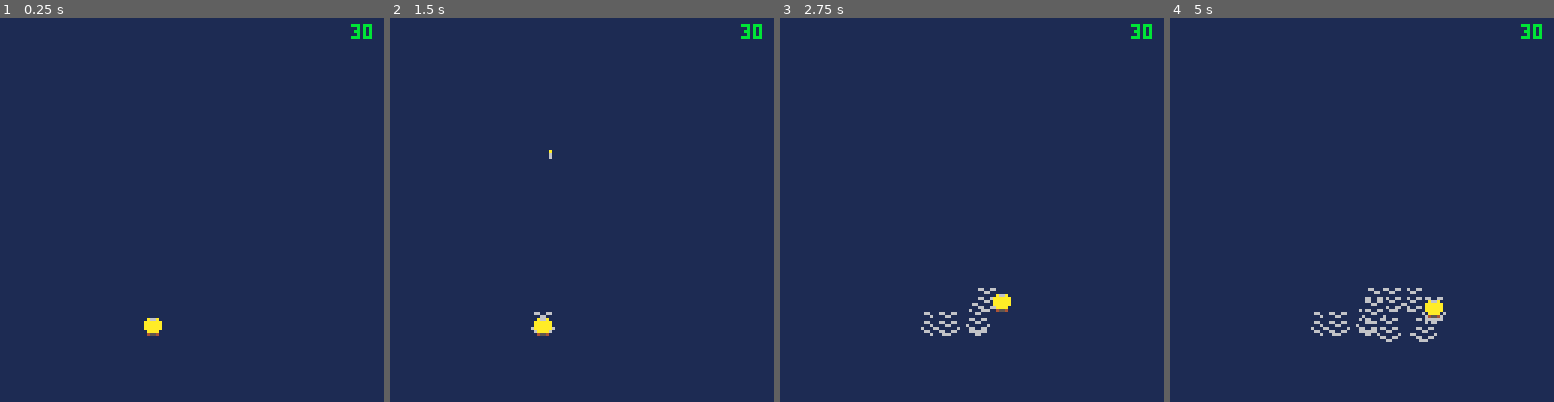
Above: before the commit, frames 1-4 (left to right).
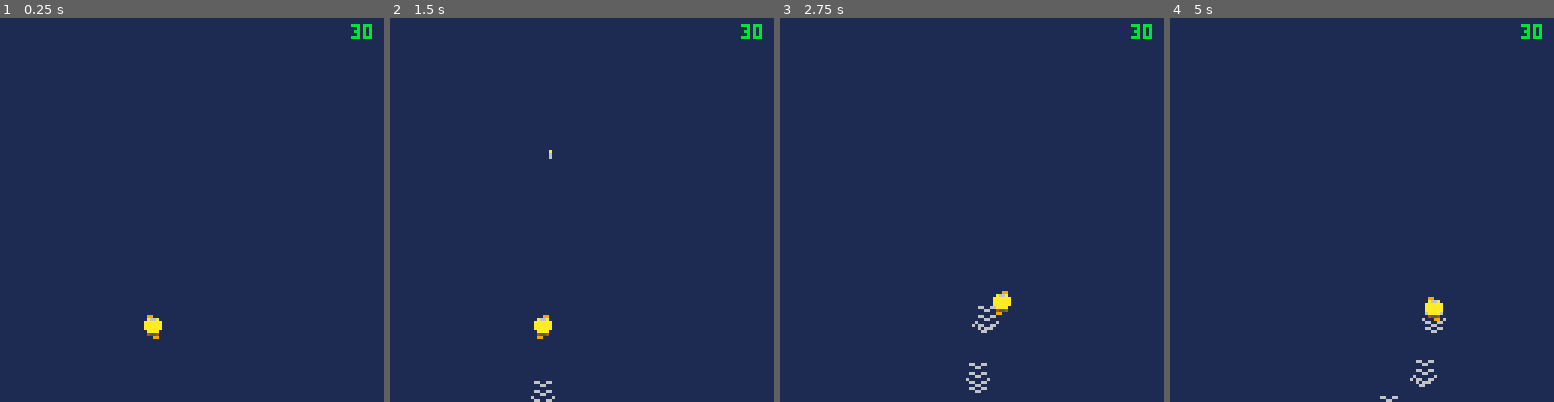
Above: after the commit, the same moments.

Repository: Mister-Oatbread/pico8_drg_game
Game: PICO-8 cartridge drg.p8
Two runs of this game, one before a commit and one after it. Both use one fixed random seed, a clock stepped at 60 frames per second and the inputs below.
Inputs:
- Up to frame 1 (0.25 s): no input
- Up to frame 2 (1.5 s): tap X (X key) at 0.33, 1.07 s; tap O (Z key) at 0.7 s
- Up to frame 3 (2.75 s): hold Right 1.6-2.1 s; tap O (Z key) at 1.7, 2.1, 2.5 s; tap X (X key) at 1.85 s; hold Up 2.15-2.42 s; hold Right from 2.47 s (still down)
- Up to frame 4 (5 s): tap O (Z key) every 0.4 s from 2.9 to 4.9 s; tap X (X key) at 2.97, 4.08 s; release Right at 3.03 s; hold Left 3.08-3.58 s; hold Down 3.63-3.97 s; hold Right 4.02-4.68 s; hold Up from 4.73 s (still down)

The runs differ from the first frame. In frame 1, less than 0.1% of the frame differs, in the area x 38-42%, y 77-84%; in frame 2, 0.2%; in frame 3, 0.7%; in frame 4, 1.3%, in the area x 36-72%, y 70-100%.

Commit message:
fixed small inconsistency with animation frames, added faster sprinting animation

Diff:
--- a/build.lua
+++ b/build.lua
@@ -14,7 +14,7 @@
 local function update()
 display_alt=frame>15
 y=y0+sgn(up_down_frame-up_down_cap/2)
-frame=(frame+1)%30
+frame=frame%30+1
 up_down_frame=(up_down_frame+1)%up_down_cap
 end
 local function damage(damage_received)
@@ -37,7 +37,7 @@
 }
 end
 function cave_angel(x,y)
-local frame=0
+local frame=1
 local x=x
 local y=y
 local damaged_since=0
@@ -54,10 +54,10 @@
 if frame%45==0 then x+=sgn(x-player.x) end
 if frame%10==0 then y+=1 end
 end
-wings_open=frame>30
+wings_open=frame>45
 was_damaged, damaged_since = handle_creature_being_damaged(
 was_damaged, damaged_since)
-frame=(frame+1)%60
+frame=frame%60+1
 end
 local function damage(damage_received)
 sfx(33)
@@ -89,7 +89,7 @@
 }
 end
 function egg(x,y)
-local frame=0
+local frame=1
 local damaged_since=0
 local was_damaged=false
 local x=x
@@ -105,7 +105,7 @@
 display_alt=frame>10
 was_damaged,damaged_since=handle_creature_being_damaged(
 was_damaged,damaged_since)
-frame = (frame+1)%20
+frame = frame%20+1
 end
 local function damage(damage_received)
 sfx(32)
@@ -140,7 +140,7 @@
 }
 end
 function grunt(x,y)
-local frame=0
+local frame=1
 local x=x
 local y=y
 local damaged_since=0
@@ -189,6 +189,7 @@
 }
 end
 function loot_bug(x,y)
+local frame=1
 local x=x
 local y=y
 local damaged_since=0
@@ -206,7 +207,7 @@
 x_flip=frame>15
 was_damaged,damaged_since=handle_creature_being_damaged(
 was_damaged,damaged_since)
-frame=(frame+1)%30
+frame=frame%30+1
 end
 local function damage(damage_received)
 sfx(33)
@@ -309,7 +310,7 @@
 }
 end
 function mactera(x,y)
-local frame=0
+local frame=1
 local x=x
 local y=y
 local damaged_since=0
@@ -343,7 +344,7 @@
 was_damaged,damaged_since=handle_creature_being_damaged(
 was_damaged,damaged_since)
 wings_open=frame>8
-frame=(frame+1)%16
+frame=frame%16+1
 end
 local function damage(damage_received)
 sfx(33)
@@ -421,7 +422,7 @@
 }
 end
 function praetorian(x,y)
-local frame=0
+local frame=1
 local x=x
 local y=y
 local damaged_since=0
@@ -441,8 +442,8 @@
 if not spitting then x_flip=frame>20 end
 was_damaged,damaged_since=handle_creature_being_damaged(
 was_damaged,damaged_since)
-frame=(frame+1)%40
-if abs(x-player.x_pos-4)<20 and player.y_pos-y<20 then
+frame=frame%40+1
+if abs(x-player.x()-4)<20 and player.y()-y<20 then
 if not spitting then
 add_spit("praet_spit",x,y+16)
 spitting=true
@@ -480,7 +481,7 @@
 }
 end
 function slasher(x,y)
-local frame=0
+local frame=1
 local x=x
 local y=y
 local damaged_since=0
@@ -498,7 +499,7 @@
 x_flip=frame>12
 was_damaged,damaged_since=handle_creature_being_damaged(
 was_damaged,damaged_since)
-frame=(frame+1)%24
+frame=frame%24+1
 end
 local function damage(damage_received)
 sfx(33)
@@ -995,6 +996,7 @@
 performance_monitor=new_performance_monitor()
 end
 function _update()
+game_status="playing"
 performance_monitor.reset_cpu_load()
 player.update()
 drilled_ground.update()
@@ -1233,6 +1235,7 @@
 rns=false}
 local playing_drill={empty=false,full=false}
 local moving_frame=0
+local use_alt_sprite=false
 local x_flip=false
 local current_sprite=49
 local ammo=25
@@ -1429,20 +1432,22 @@
 if player.health <= 0 then game_status = "end_screen" end
 end
 local function update_player_animation()
-moving_frame=(moving_frame+1)%10
-local moving,x_flip
+local moving,x_flip,sprinting
 if game_status=="playing" then
-moving=(not player.is.moving.down
-or player.is.moving.left or player.is.moving.right)
+moving=(not is.moving.down
+or is.moving.left or is.moving.right)
 elseif game_status=="title_screen" then
-moving=(player.is_moving.down or player.is_moving.up
-or player.is_moving.left or player.is_moving.right)
-end
+moving=(is.moving.down or is.moving.up
+or is.moving.left or is.moving.right)
+end
+sprinting=game_status=="playing" and is.moving.up
 local sprite=49
 if moving then sprite+=1 end
 if is.shooting then sprite+=2 end
 if is.drilling then sprite+=5 end
-local use_alt_sprite = moving_frame>=5
+use_alt_sprite=moving_frame>=8
+moving_frame=(moving_frame+1)%16
+if sprinting then moving_frame=(moving_frame+1)%16 end
 if is.shooting then
 x_flip=false
 if use_alt_sprite then sprite+=1 end
--- a/src/creatures/bottom_grunt.lua
+++ b/src/creatures/bottom_grunt.lua
@@ -17,7 +17,7 @@
         display_alt=frame>15
         -- animate grunts moving up and down
         y=y0+sgn(up_down_frame-up_down_cap/2)
-        frame=(frame+1)%30
+        frame=frame%30+1
         up_down_frame=(up_down_frame+1)%up_down_cap
     end
 
--- a/src/creatures/cave_angel.lua
+++ b/src/creatures/cave_angel.lua
@@ -1,7 +1,7 @@
 
 
 function cave_angel(x,y)
-    local frame=0
+    local frame=1
     local x=x
     local y=y
     local damaged_since=0
@@ -19,10 +19,10 @@
             if frame%45==0 then x+=sgn(x-player.x) end
             if frame%10==0 then y+=1 end
         end
-        wings_open=frame>30
+        wings_open=frame>45
         was_damaged, damaged_since = handle_creature_being_damaged(
             was_damaged, damaged_since)
-        frame=(frame+1)%60
+        frame=frame%60+1
     end
 
     local function damage(damage_received)
--- a/src/creatures/egg.lua
+++ b/src/creatures/egg.lua
@@ -1,7 +1,7 @@
 
 
 function egg(x,y)
-    local frame=0
+    local frame=1
     local damaged_since=0
     local was_damaged=false
     local x=x
@@ -18,7 +18,7 @@
         display_alt=frame>10
         was_damaged,damaged_since=handle_creature_being_damaged(
             was_damaged,damaged_since)
-        frame = (frame+1)%20
+        frame = frame%20+1
     end
 
     local function damage(damage_received)
--- a/src/creatures/grunt.lua
+++ b/src/creatures/grunt.lua
@@ -1,7 +1,7 @@
 
 
 function grunt(x,y)
-    local frame=0
+    local frame=1
     local x=x
     local y=y
     local damaged_since=0
--- a/src/creatures/loot_bug.lua
+++ b/src/creatures/loot_bug.lua
@@ -1,6 +1,7 @@
 
 
 function loot_bug(x,y)
+    local frame=1
     local x=x
     local y=y
     local damaged_since=0
@@ -19,7 +20,7 @@
         x_flip=frame>15
         was_damaged,damaged_since=handle_creature_being_damaged(
             was_damaged,damaged_since)
-        frame=(frame+1)%30
+        frame=frame%30+1
     end
 
     local function damage(damage_received)
--- a/src/creatures/mactera.lua
+++ b/src/creatures/mactera.lua
@@ -1,7 +1,7 @@
 
 
 function mactera(x,y)
-    local frame=0
+    local frame=1
     local x=x
     local y=y
     local damaged_since=0
@@ -36,7 +36,7 @@
         was_damaged,damaged_since=handle_creature_being_damaged(
             was_damaged,damaged_since)
         wings_open=frame>8
-        frame=(frame+1)%16
+        frame=frame%16+1
     end
 
     local function damage(damage_received)
--- a/src/creatures/praetorian.lua
+++ b/src/creatures/praetorian.lua
@@ -1,7 +1,7 @@
 
 
 function praetorian(x,y)
-    local frame=0
+    local frame=1
     local x=x
     local y=y
     local damaged_since=0
@@ -22,8 +22,8 @@
         if not spitting then x_flip=frame>20 end
         was_damaged,damaged_since=handle_creature_being_damaged(
             was_damaged,damaged_since)
-        frame=(frame+1)%40
-        if abs(x-player.x_pos-4)<20 and player.y_pos-y<20 then
+        frame=frame%40+1
+        if abs(x-player.x()-4)<20 and player.y()-y<20 then
             if not spitting then
                 add_spit("praet_spit",x,y+16)
                 spitting=true
--- a/src/creatures/slasher.lua
+++ b/src/creatures/slasher.lua
@@ -1,7 +1,7 @@
 
 
 function slasher(x,y)
-    local frame=0
+    local frame=1
     local x=x
     local y=y
     local damaged_since=0
@@ -20,7 +20,7 @@
         x_flip=frame>12
         was_damaged,damaged_since=handle_creature_being_damaged(
             was_damaged,damaged_since)
-        frame=(frame+1)%24
+        frame=frame%24+1
     end
 
     local function damage(damage_received)
--- a/src/main.lua
+++ b/src/main.lua
@@ -8,6 +8,7 @@
 end
 
 function _update()
+    game_status="playing"
     performance_monitor.reset_cpu_load()
     player.update()
     drilled_ground.update()
--- a/src/player.lua
+++ b/src/player.lua
@@ -13,6 +13,7 @@
         rns=false}
     local playing_drill={empty=false,full=false}
     local moving_frame=0
+    local use_alt_sprite=false
     local x_flip=false
     local current_sprite=49
     local ammo=25
@@ -254,21 +255,23 @@
 
     -- chooses the current sprite for the player
     local function update_player_animation()
-        moving_frame=(moving_frame+1)%10
-        local moving,x_flip
+        local moving,x_flip,sprinting
         if game_status=="playing" then
-            moving=(not player.is.moving.down
-                or player.is.moving.left or player.is.moving.right)
+            moving=(not is.moving.down
+                or is.moving.left or is.moving.right)
         -- only run if in playing mode, otherwise just default
         elseif game_status=="title_screen" then
-            moving=(player.is_moving.down or player.is_moving.up
-                or player.is_moving.left or player.is_moving.right)
-        end
+            moving=(is.moving.down or is.moving.up
+                or is.moving.left or is.moving.right)
+        end
+        sprinting=game_status=="playing" and is.moving.up
         local sprite=49
         if moving then sprite+=1 end
         if is.shooting then sprite+=2 end
         if is.drilling then sprite+=5 end
-        local use_alt_sprite = moving_frame>=5
+        use_alt_sprite=moving_frame>=8
+        moving_frame=(moving_frame+1)%16
+        if sprinting then moving_frame=(moving_frame+1)%16 end
 
         if is.shooting then
             x_flip=false
